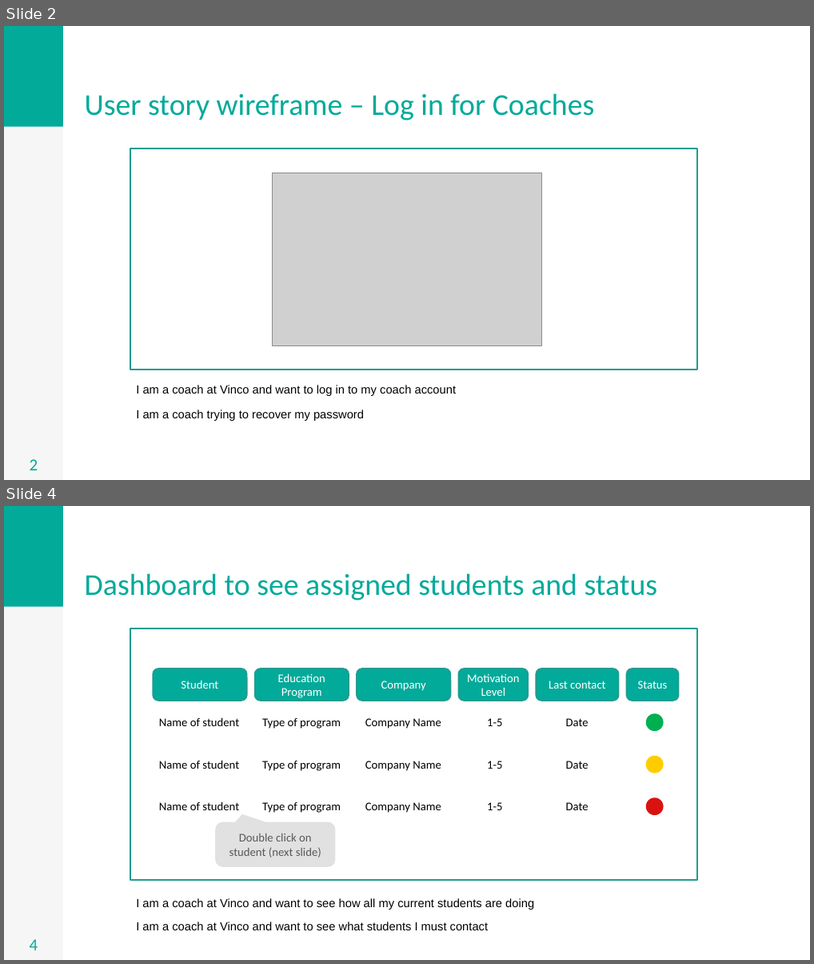
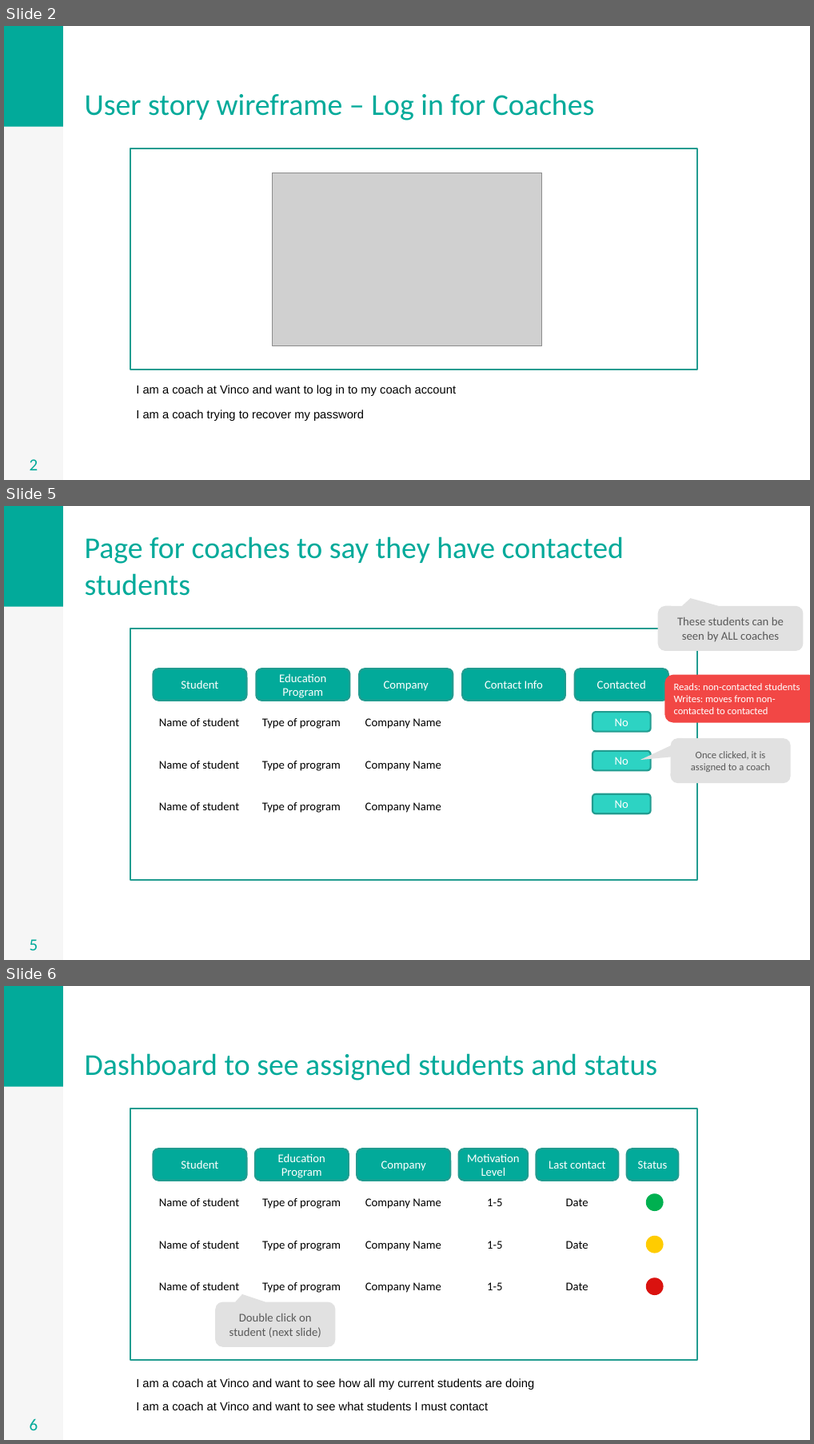
Before and after one commit to seismo2003/final, a slide deck: assets/Wireframe and user stories Vinco.pptx. Shown one above the other, each under a label of ours: slides 2 and 4 before the commit, slides 2, 5 and 6 after it; the slides between them are not shown. The pictures are 814x964 and 814x1444 pixels, drawn with LibreOffice and Linux fonts; fonts in the diff are those of the drawing; grey boxes stand for pictures. Boxes give left, top, right and bottom in pixels: in the first picture for what was removed or moved away, otherwise in the second. Text is boxed around its words. In the diff, an @@ line names an element or a change of style, - is before the commit and + after.

```diff
--- a/assets/Wireframe and user stories Vinco.pptx
+++ b/assets/Wireframe and user stories Vinco.pptx
@@ slide 5 added at [4,506,810,960], background #FFFFFF; not listed: 2 template elements that a slide beside it also shows @@
@@ title added at [85,536,624,596], 36 pt, text #02AA9A @@
+Page for coaches to say they have contacted students
@@ rounded speech box added at [658,606,804,651], fill #E1E1E1, 14 pt, text #5A5A5A @@
+These students can be seen by ALL coaches
@@ rectangle added at [130,628,698,880], fill #FFFFFF, outline #219C90 2 pt @@
@@ rounded rectangle added at [154,668,247,700], fill #02AA9A, outline #219C90 2 pt, 14 pt, text #FFFFFF @@
+Student
@@ rounded rectangle added at [256,668,350,700], fill #02AA9A, outline #219C90 2 pt, 14 pt, text #FFFFFF @@
+Education Program
@@ rounded rectangle added at [360,668,454,700], fill #02AA9A, outline #219C90 2 pt, 14 pt, text #FFFFFF @@
+Company
@@ rounded rectangle added at [462,668,566,700], fill #02AA9A, outline #219C90 2 pt, 14 pt, text #FFFFFF @@
+Contact Info
@@ rounded rectangle added at [575,668,669,700], fill #02AA9A, outline #219C90 2 pt, 14 pt, text #FFFFFF @@
+Contacted
@@ rounded rectangle added at [666,676,810,721], fill #F24745, outline #F24745 2 pt, 12 pt, text #FFFFFF @@
+Reads: non-contacted students
+Writes: moves from non-contacted to contacted
@@ text added at [159,717,239,726], 14 pt, text #000000 @@
+Name of student
@@ text added at [262,718,341,728], 14 pt, text #000000 @@
+Type of program
@@ text added at [366,718,442,728], 14 pt, text #000000 @@
+Company Name
@@ rounded rectangle added at [594,712,651,731], fill #2DD3C3, outline #219C90 2 pt, 14 pt, text #FFFFFF @@
+No
@@ rounded speech box added at [671,738,792,783], fill #E1E1E1, 12 pt, text #5A5A5A @@
+Once clicked, it is assigned to a coach
@@ text added at [159,760,239,768], 14 pt, text #000000 @@
+Name of student
@@ text added at [262,760,341,771], 14 pt, text #000000 @@
+Type of program
@@ text added at [366,760,442,771], 14 pt, text #000000 @@
+Company Name
@@ rounded rectangle added at [594,751,651,770], fill #2DD3C3, outline #219C90 2 pt, 14 pt, text #FFFFFF @@
+No
@@ text added at [159,801,239,810], 14 pt, text #000000 @@
+Name of student
@@ text added at [262,802,341,812], 14 pt, text #000000 @@
+Type of program
@@ text added at [366,802,442,812], 14 pt, text #000000 @@
+Company Name
@@ rounded rectangle added at [594,794,651,813], fill #2DD3C3, outline #219C90 2 pt, 14 pt, text #FFFFFF @@
+No
@@ page number added at [30,939,38,950], 20 pt, text #02AA9A @@
+5
@@ what was slide 4 is now slide 6 @@
@@ page number at [30,1418,38,1430]: text changed @@
-4
+6
```
Also in this commit, not shown: 1 slide changed, 1 other slide added.
